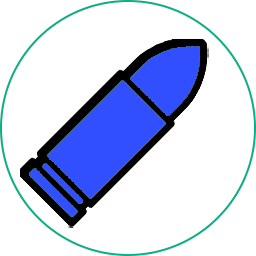
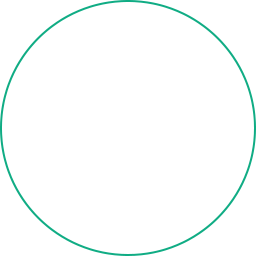
Before/after of a 256px x 256px layered artwork. What changed in the layer stack:
added group "BulletTower" with 6 layers above "BuffTower" over 20, 39, 209, 228
hid "Rare" (3rd of 4, in "BulletTower"), moved it into group "BulletTower" over 20, 39, 209, 228
hid "Epic" (3rd of 4, in "BulletTower"), moved it into group "BulletTower" over 20, 39, 209, 228
renamed "Legendary" to "Unique", hid it, moved it into group "BulletTower" over 20, 39, 209, 228
renamed "Unique" to "Legendary", hid it, moved it into group "BulletTower" over 20, 39, 209, 228
added group "BuffTower" with 6 layers above "BackGround" over 20, 39, 209, 228
